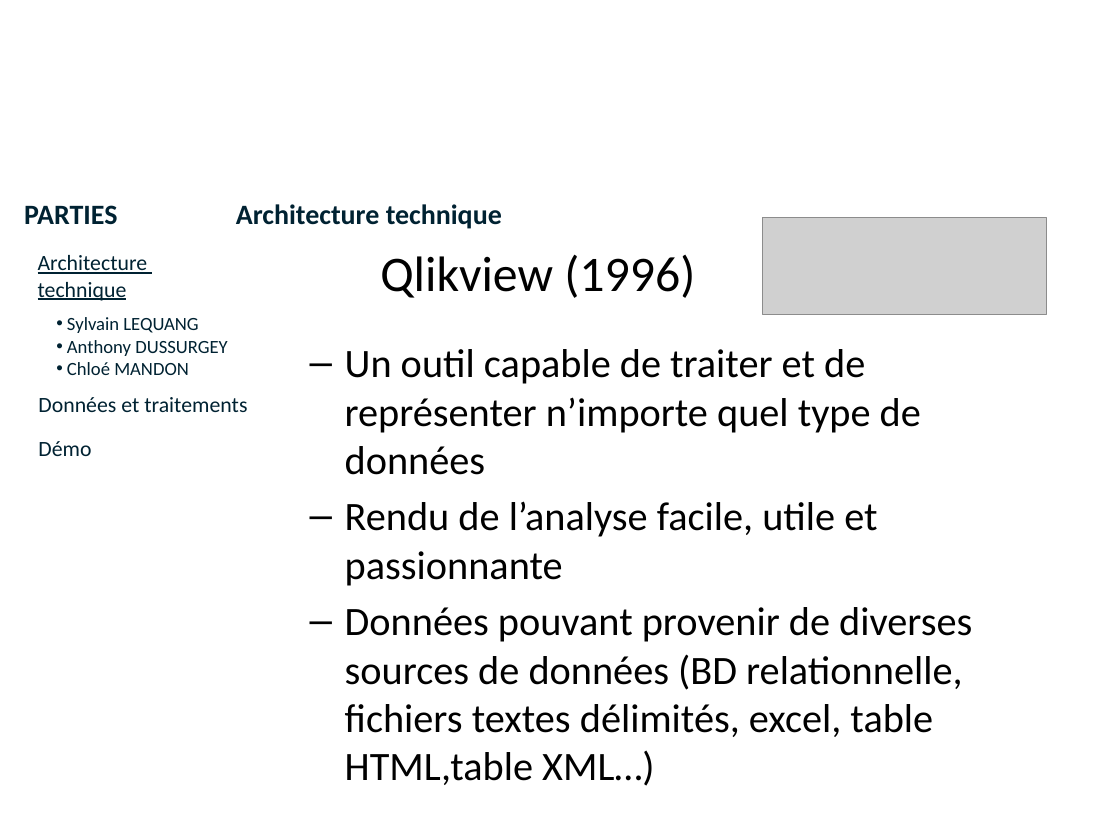
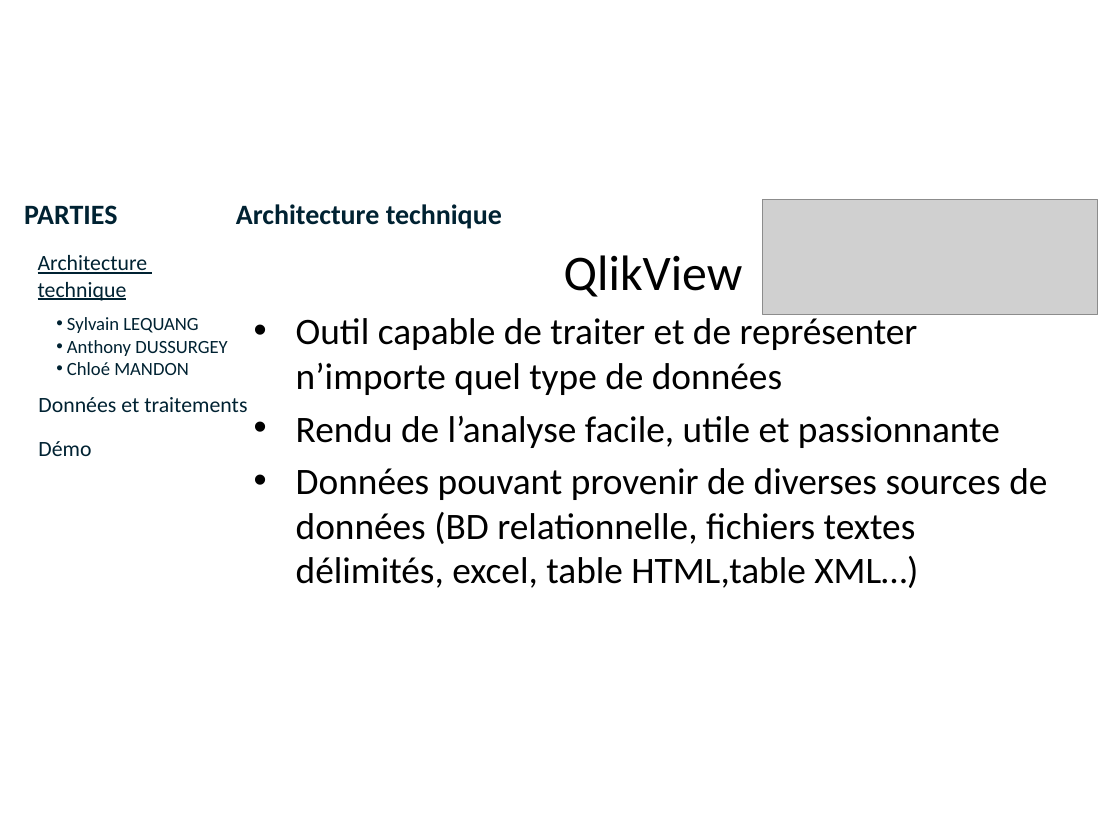
Before and after one commit to lobtec/dartiesgroupe2, a slide deck: slide 6 of PROJET/Soutenance Finale/slides_Architecture_Restitution.pptx. Drawn at 1120x840 pixels with LibreOffice and Linux fonts; fonts in the diff are those of the drawing; grey boxes stand for pictures; background and template pictures are left out. Boxes give left, top, right and bottom in pixels: in the first picture for what was removed or moved away, otherwise in the second. Text is boxed around its words. In the diff, an @@ line names an element or a change of style, - is before the commit and + after.

```diff
--- a/PROJET/Soutenance Finale/slides_Architecture_Restitution.pptx
+++ b/PROJET/Soutenance Finale/slides_Architecture_Restitution.pptx
@@ picture resized from (x1=763, y1=217, x2=1046, y2=315) to (x1=763, y1=199, x2=1098, y2=315) @@
@@ text "QlikView" moved from (x1=345, y1=349, x2=972, y2=737) to (x1=296, y1=255, x2=1047, y2=588) @@
@@ text at (x1=296, y1=255, x2=918, y2=395): text changed; size 25.9 to 24 pt @@
-  – Un outil capable de traiter et de représenter n’importe quel type de données
+QlikView
+• Outil capable de traiter et de représenter n’importe quel type de données
@@ text removed at (x1=380, y1=254, x2=695, y2=298) @@
-  Qlikview (1996)
@@ text at (x1=296, y1=415, x2=1047, y2=588): size 25.9 to 24 pt in "Rendu de l’analyse facile, utile et passionnante", "Données pouvant provenir de diverses sources de ..."; bullet – to •; list level 2 to 1 in "Rendu de l’analyse facile, utile ..."; list level 2 to 1 in "Données pouvant provenir de diverses ..." @@
```
Also in this commit, not shown: 10 other slides changed.
